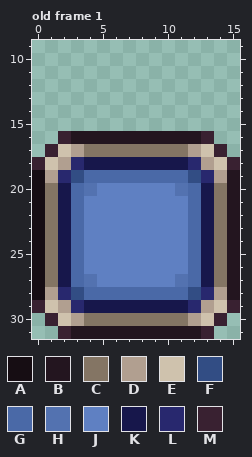
Two versions of one pixel-art file, Assets/GAME/Arte/Tilesets/Tiles/alfombra/puzzle activacion/boton_levantado_azul.aseprite. Above is the file before it was changed.
16x32 pixels, 1 frame. Shown: old frame 1: x 0..15, y 9..31. The commit also changed other frames, which this record leaves out.
Palette (. is transparent): A #160d13  B #23151f  C #847564  D #b19f90  E #cfc2ad  F #324d84  G #4a69a7  H #5372b0  J #5f80c2  K #17174b  L #28286e  M #392131
Pixels before, old frame 1, first column x 0:
16 ..MBBBBBBBBBBM..
17 .MEDCCCCCCCCDEM.
18 MEDLKKKKKKKKLDEM
19 ADLFGGGGGGGGFLDB
20 ACKGHJJJJJJHGKCB
21 ACKGJJJJJJJJGKCB
22 ACKGJJJJJJJJGKCB
23 ACKGJJJJJJJJGKCB
24 ACKGJJJJJJJJGKCB
25 ACKGJJJJJJJJGKCB
26 ACKGJJJJJJJJGKCB
27 ACKGHJJJJJJHGKCB
28 ADLFGGGGGGGGFLDB
29 MEDLKKKKKKKKLDEM
30 .MEDCCCCCCCCDEM.
31 ..MBBBBBBBBBBM..
And afterwards:
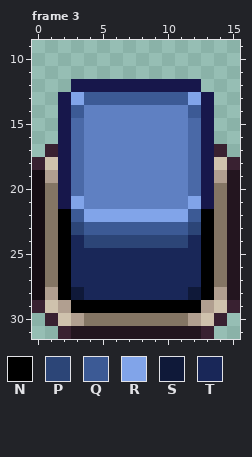
Colours new in this view: N #000000  P #2c4577  Q #3c5a95  R #81a4e9  S #0f1939  T #192758
A new or re-ordered frame is compared with the old frame closest to it.
Changes in this commit:
frames 1 -> 5
layer "Layer 2" now shown
Changed rows in their new state; - is an unchanged pixel.
Frame 3 is new; against old frame 1, layer "Layer 2":
first column x 2:
12 -KKKKKKKKKK-
13 KRQQQQQQQQRK
14 KQJJJJJJJJQK
15 KGJJJJJJJJGK
16 KGJJJJJJJJGK
17 KGJJJJJJJJGK
18 KGJJJJJJJJGK
19 KGJJJJJJJJGK
20 --J------J--
21 -R--------R-
22 NQRRRRRRRRQN
23 NPQQQQQQQQPN
24 NTPPPPPPPPTN
25 NTTTTTTTTTTN
26 NTTTTTTTTTTN
27 NTTTTTTTTTTN
28 NSTTTTTTTTSN
29 -NNNNNNNNNN-
Changed places in both pictures, as pixel boxes (x1, y1, x2, y2):
changed: (58, 79, 214, 313)
